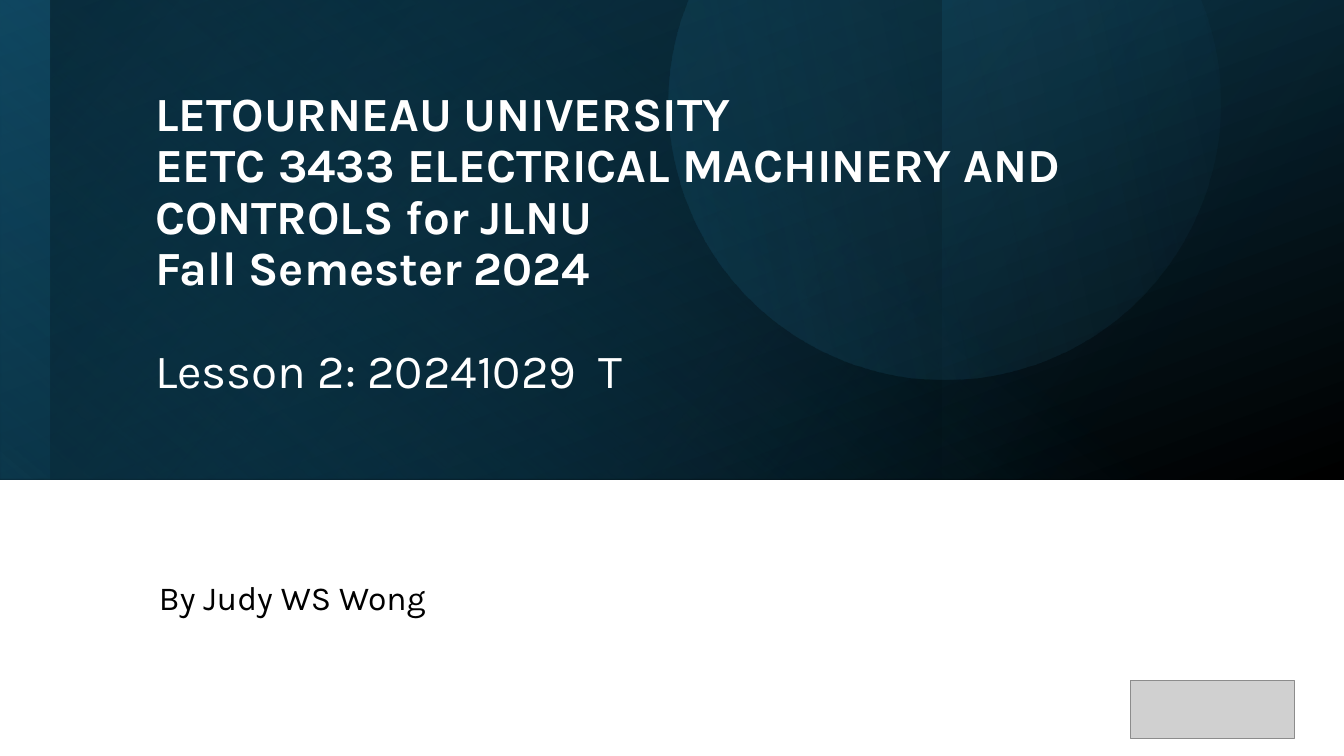
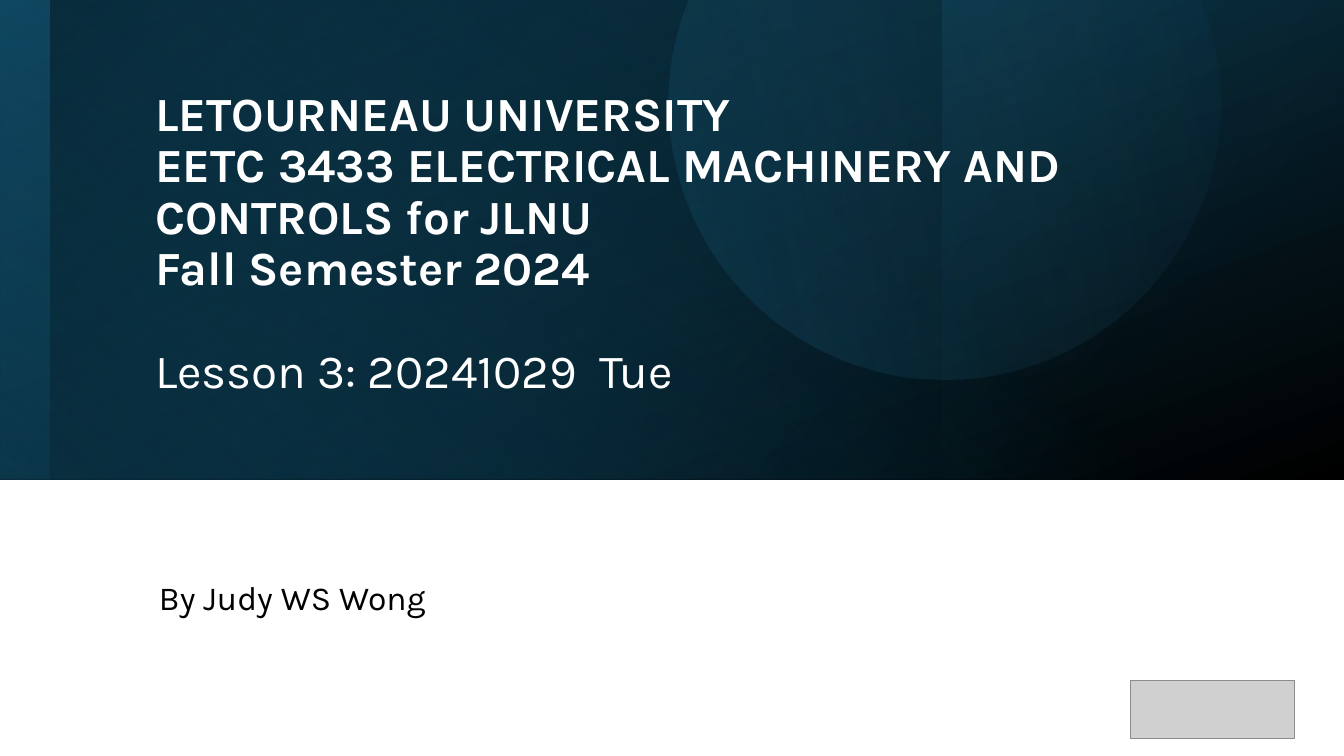
Before and after one commit to JLNU-EETC3433/courseware, a slide deck: slide 1 of 20241029-lesson3.pptx. Drawn at 1344x756 pixels with LibreOffice and Linux fonts; fonts in the diff are those of the drawing; grey boxes stand for pictures. Boxes give left, top, right and bottom in pixels: in the first picture for what was removed or moved away, otherwise in the second. Text is boxed around its words. In the diff, an @@ line names an element or a change of style, - is before the commit and + after.

Commit message:
Update Lesson 4 + fix lesson 3 spelling mistake

```diff
--- a/20241029-lesson3.pptx
+++ b/20241029-lesson3.pptx
@@ title at box(155, 99, 1060, 389): text changed @@
-LETOURNEAU UNIVERSITY
-EETC 3433 ELECTRICAL MACHINERY AND CONTROLS for JLNU
-Fall Semester 2024
-Lesson 2: 20241029 T
+LETOURNEAU UNIVERSITY
+EETC 3433 ELECTRICAL MACHINERY AND CONTROLS for JLNU
+Fall Semester 2024
+Lesson 3: 20241029 Tue
```
Also in this commit, not shown: 1 other file.
